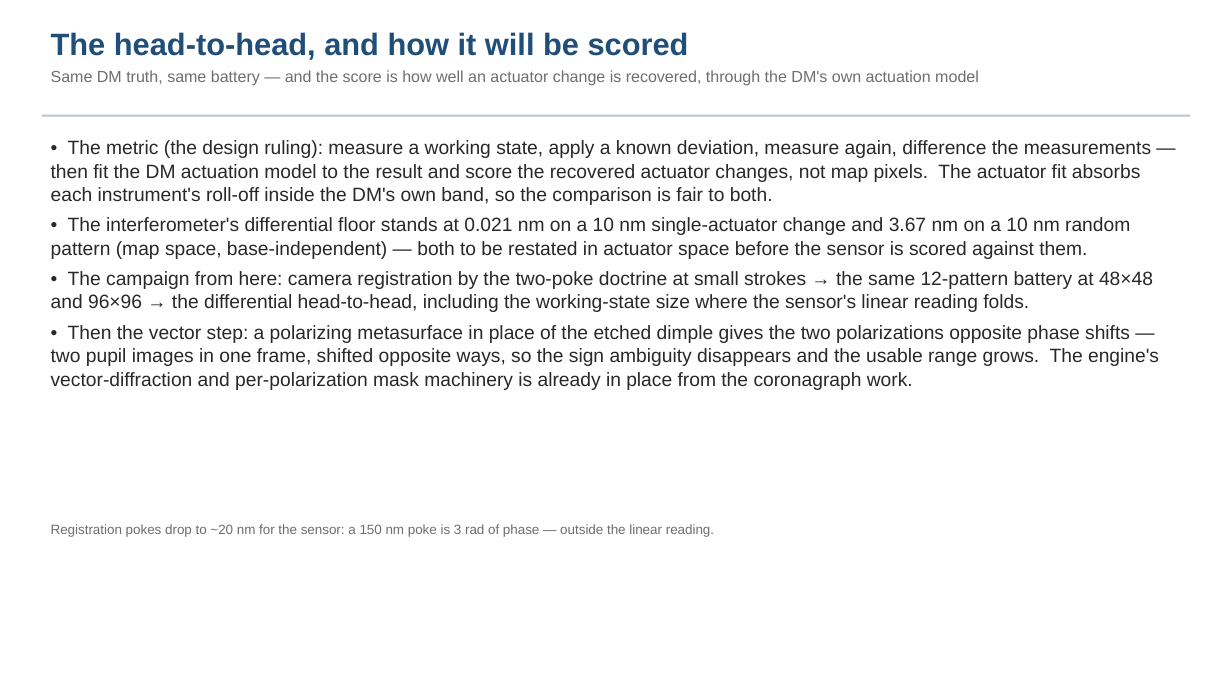
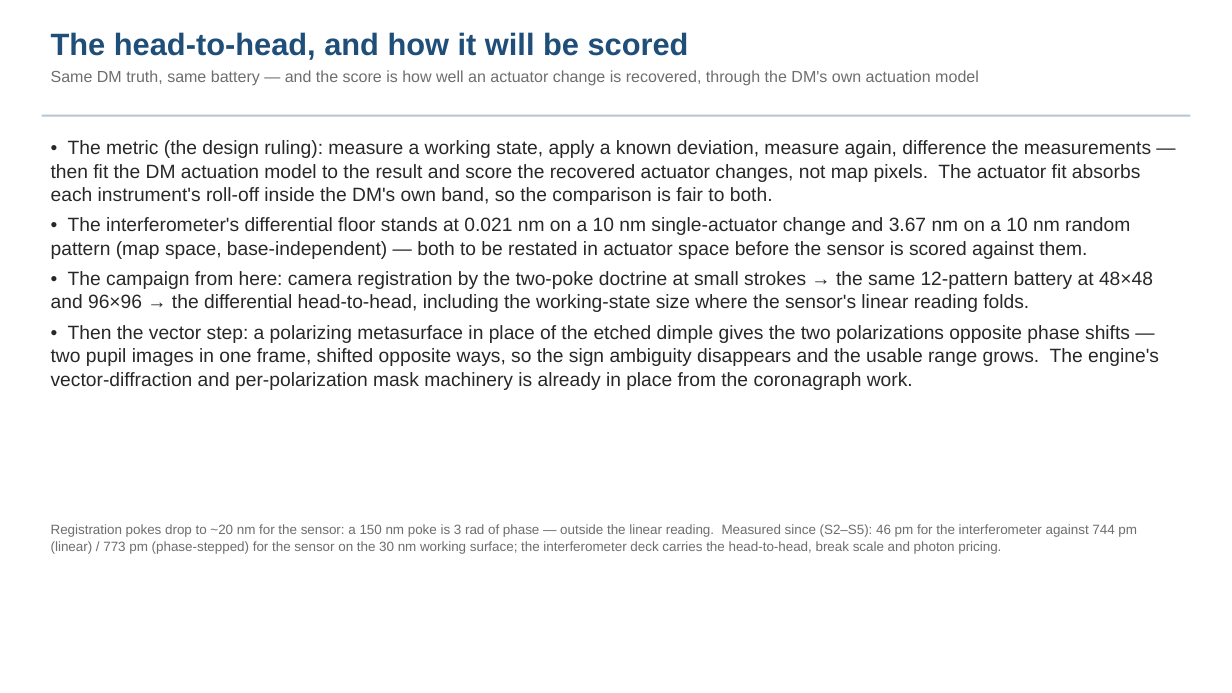
Before and after one commit to nasa-jpl/macos, a slide deck: slide 9 of demo_session/deck_zwfs.pptx (slide 8 before the commit). Drawn at 1232x693 pixels with LibreOffice and Linux fonts; fonts in the diff are those of the drawing. Boxes give left, top, right and bottom in pixels: in the first picture for what was removed or moved away, otherwise in the second. Text is boxed around its words. In the diff, an @@ line names an element or a change of style, - is before the commit and + after.

```diff
--- a/demo_session/deck_zwfs.pptx
+++ b/demo_session/deck_zwfs.pptx
@@ text at bbox=[51, 524, 1137, 554]: text changed @@
-Registration pokes drop to ~20 nm for the sensor: a 150 nm poke is 3 rad of phase — outside the linear reading.
+Registration pokes drop to ~20 nm for the sensor: a 150 nm poke is 3 rad of phase — outside the linear reading. Measured since (S2–S5): 46 pm for the interferometer against 744 pm (linear) / 773 pm (phase-stepped) for the sensor on the 30 nm working surface; the interferometer deck carries the head-to-head, break scale and photon pricing.
```
Also in this commit, not shown: 1 other slide changed, 1 slide added, 7 other files.
